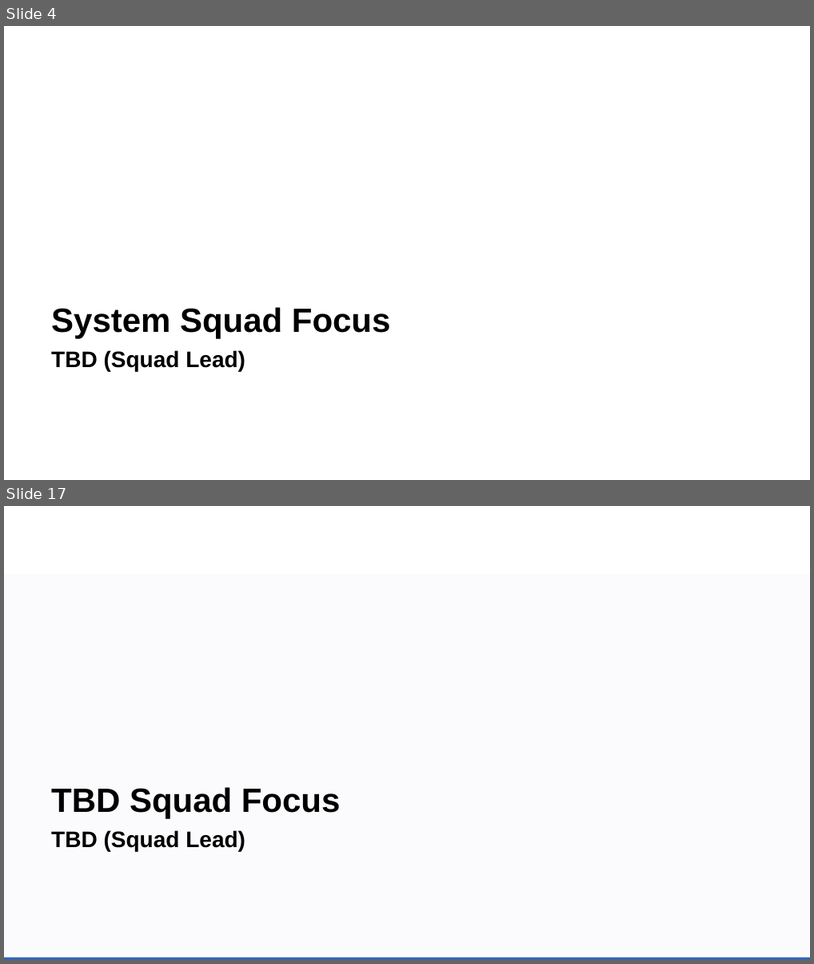
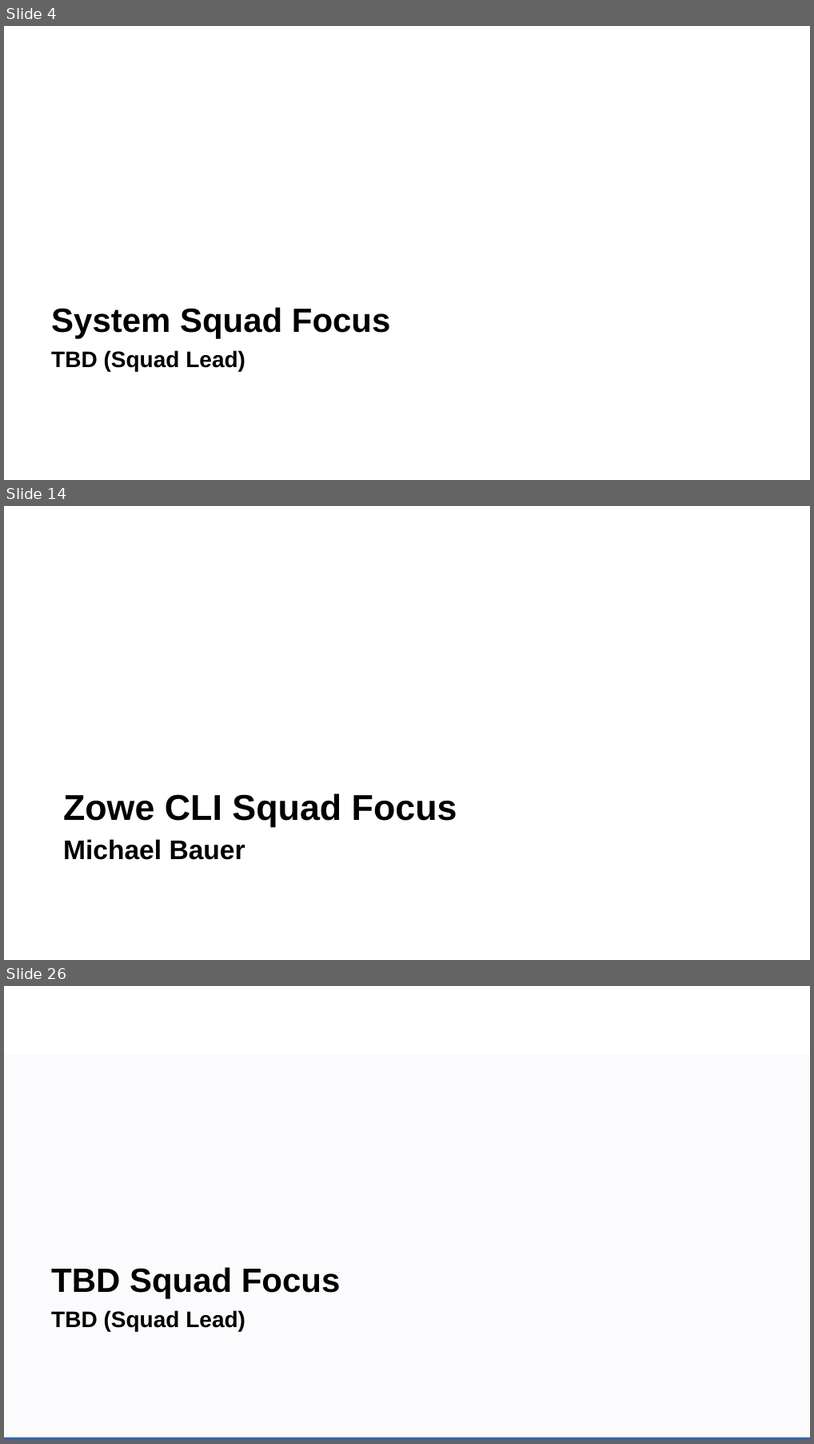
Before and after one commit to zowe/community, a slide deck: Project Management/PI Planning/20PI4 Planning/Zowe Community Squad Focus for 20PI4.pptx. Shown one above the other, each under a label of ours: slides 4 and 17 before the commit, slides 4, 14 and 26 after it; the slides between them are not shown. The pictures are 814x964 and 814x1444 pixels, drawn with LibreOffice and Linux fonts; fonts in the diff are those of the drawing; background and template pictures are left out. Boxes give left, top, right and bottom in pixels: in the first picture for what was removed or moved away, otherwise in the second. Text is boxed around its words. In the diff, an @@ line names an element or a change of style, - is before the commit and + after.

Commit message:
address merge conflicts and make all text Arial 20 (when possible

```diff
--- a/Project Management/PI Planning/20PI4 Planning/Zowe Community Squad Focus for 20PI4.pptx
+++ b/Project Management/PI Planning/20PI4 Planning/Zowe Community Squad Focus for 20PI4.pptx
@@ slide 14 added at box(4, 506, 810, 960), background #FFFFFF @@
@@ text added at box(63, 793, 458, 860), 32 pt, text #000000, bold @@
+Zowe CLI Squad Focus
+Michael Bauer
@@ what was slide 17 is now slide 26 @@
```
Also in this commit, not shown: 14 slides changed, 8 other slides added.
